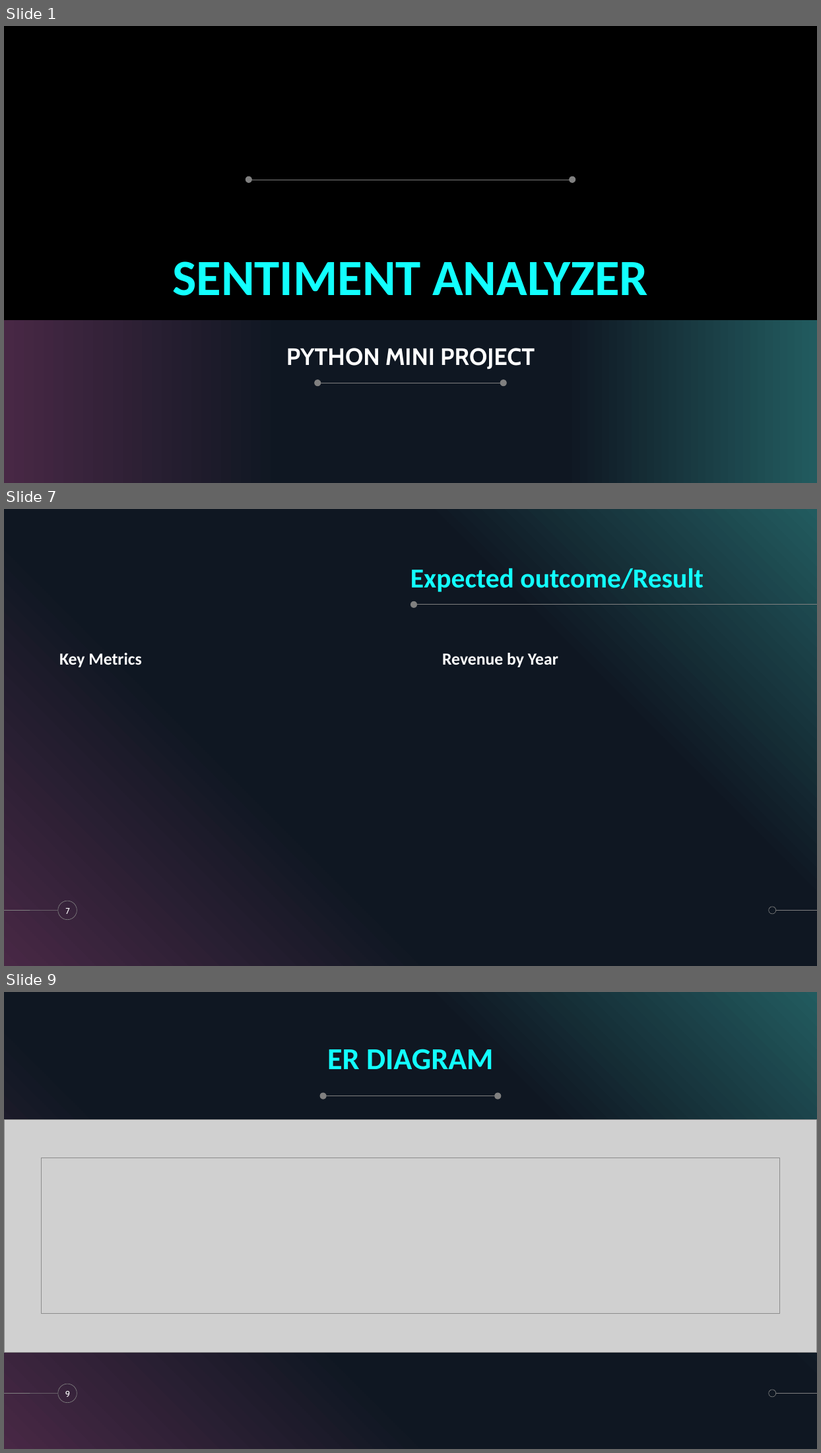
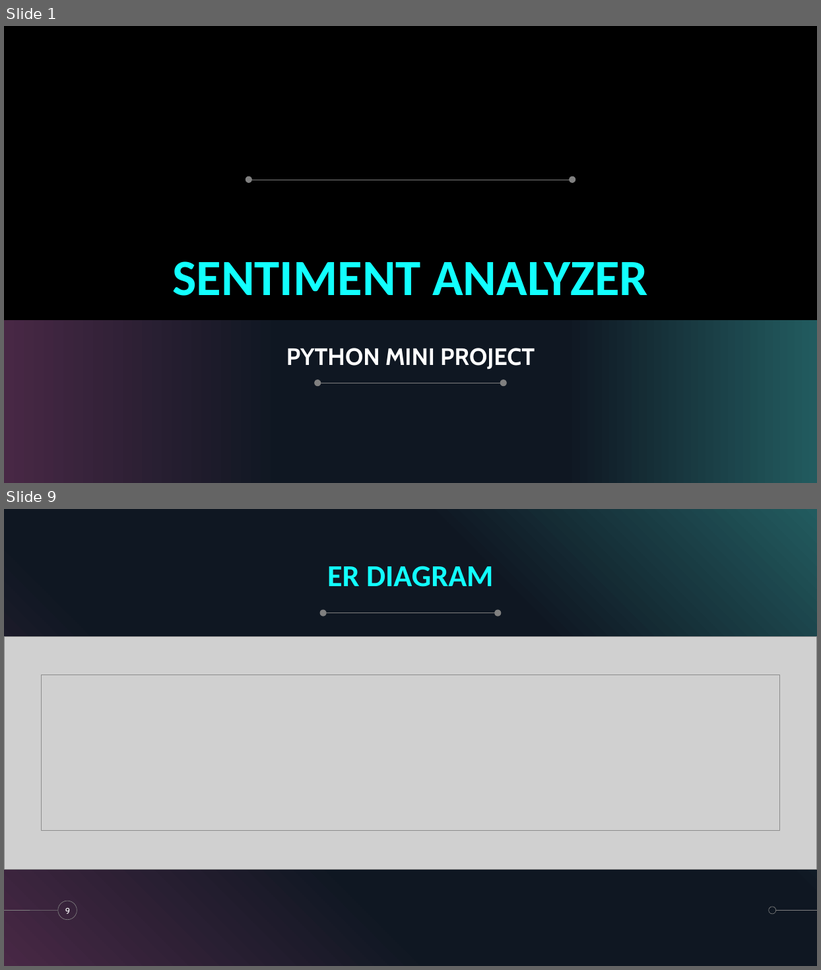
Before and after one commit to krshnknsr21/Sentiment-Analysis, a slide deck: Overview.pptx. Shown one above the other, each under a label of ours: slides 1, 7 and 9 before the commit, slides 1 and 9 after it; the slides between them are not shown. The pictures are 821x1453 and 821x970 pixels, drawn with LibreOffice and Linux fonts; fonts in the diff are those of the drawing; grey boxes stand for pictures; background and template pictures are left out. Boxes give left, top, right and bottom in pixels: in the first picture for what was removed or moved away, otherwise in the second. Text is boxed around its words. In the diff, an @@ line names an element or a change of style, - is before the commit and + after.

```diff
--- a/Overview.pptx
+++ b/Overview.pptx
@@ slide 7 removed at bbox=[4, 509, 817, 966], background #000000; not listed: 5 template elements that a slide beside it also shows @@
@@ title removed at bbox=[411, 568, 704, 592] @@
-Expected outcome/Result
@@ line removed from (817, 604) to (411, 604) @@
@@ ellipse removed at bbox=[411, 601, 418, 608] @@
@@ text removed at bbox=[59, 653, 142, 667] @@
-Key Metrics
@@ text removed at bbox=[442, 653, 558, 667] @@
-Revenue by Year
@@ page number removed at bbox=[65, 908, 69, 914] @@
-7
```
Also in this commit, not shown: 4 slides changed, 4 slides added, 4 other slides removed, 7 other files.
